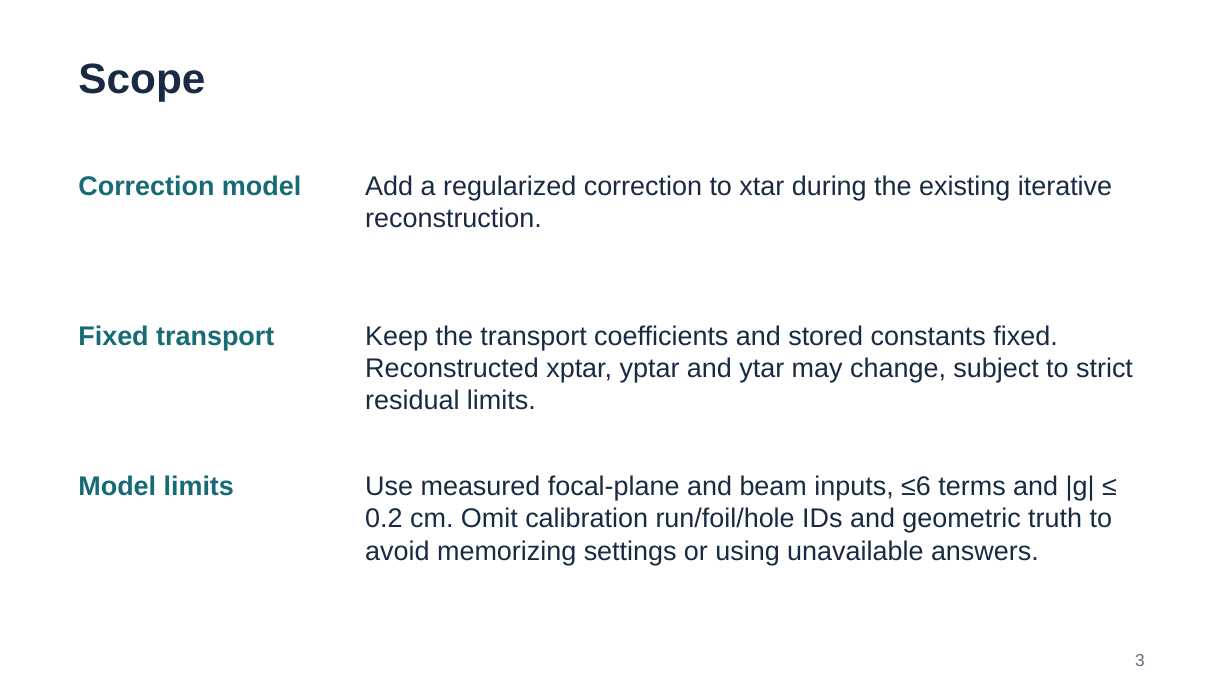
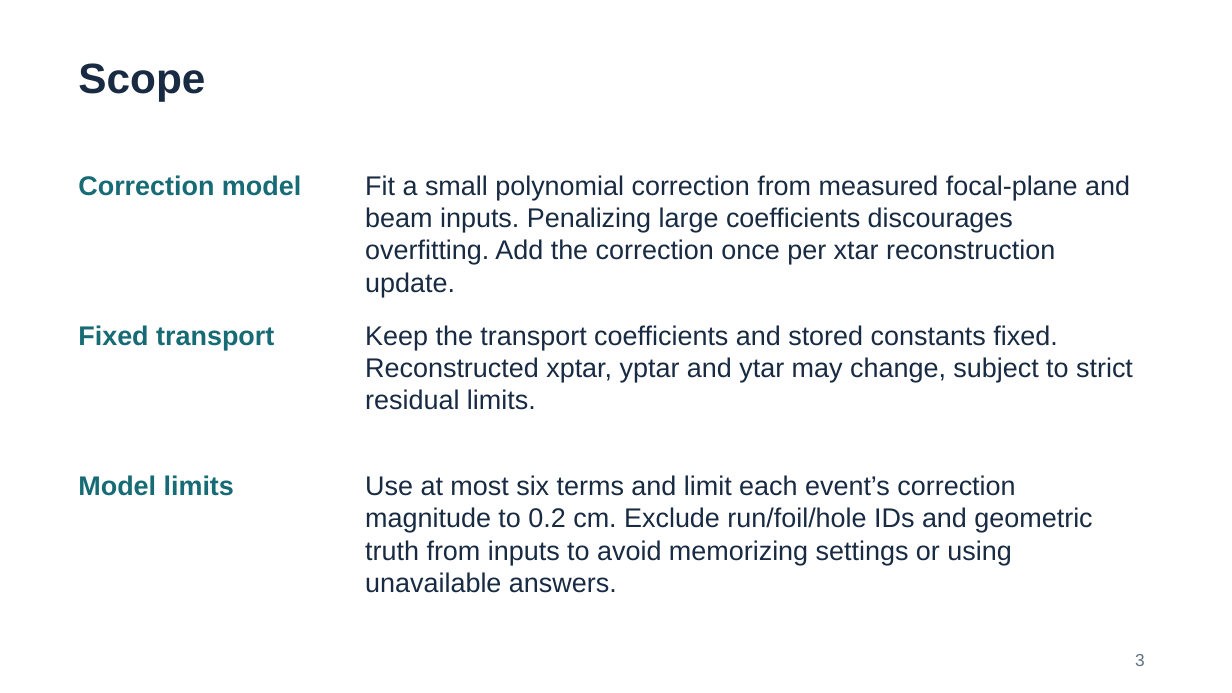
Before and after one commit to cploen/xtar_refit_hms, a slide deck: slide 3 of slides/xtar_study_summary.pptx. Drawn at 1232x693 pixels with LibreOffice and Linux fonts; fonts in the diff are those of the drawing. Boxes give left, top, right and bottom in pixels: in the first picture for what was removed or moved away, otherwise in the second. Text is boxed around its words. In the diff, an @@ line names an element or a change of style, - is before the commit and + after.

Commit message:
Clarify xtar study slide wording

```diff
--- a/slides/xtar_study_summary.pptx
+++ b/slides/xtar_study_summary.pptx
@@ text at box(365, 175, 1130, 297): text changed @@
-Add a regularized correction to xtar during the existing iterative reconstruction.
+Fit a small polynomial correction from measured focal-plane and beam inputs. Penalizing large coefficients discourages overfitting. Add the correction once per xtar reconstruction update.
@@ text at box(365, 475, 1092, 593): text changed @@
-Use measured focal-plane and beam inputs, ≤6 terms and |g| ≤ 0.2 cm. Omit calibration run/foil/hole IDs and geometric truth to avoid memorizing settings or using unavailable answers.
+Use at most six terms and limit each event’s correction magnitude to 0.2 cm. Exclude run/foil/hole IDs and geometric truth from inputs to avoid memorizing settings or using unavailable answers.
```
Also in this commit, not shown: 3 other slides changed, 2 other files.
